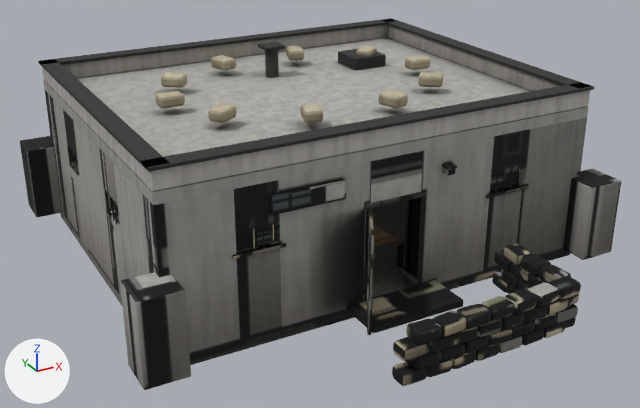
One commit to the glTF model sp-data/bldC.glb: the scene before it, then after it.
One viewpoint serves both versions: a 50 mm camera at (-9.22, -17.6, 9.34) aimed at (-0.28, -1.34, 1.21). The lights are fixed; the arrows at lower left show +X, +Y and +Z. The older version comes first. Where no turn or scale is listed for an object, it has been applied to the vertices. Vertices at exactly the same position are counted once.

Script lines for the objects in view, before the commit:
```python
me_bldc_interior = bpy.data.meshes.new('BldC_Interior')
me_bldc_interior.from_pydata(...)  # 3312 vertices, 5604 faces; spans x -1.0..1.0, y -0.76..0.76, z -0.34..0.34
me_bldc_interior.materials.append(mat_baked_bldc_interior)  # picture img_bldc_interior
me_bldc_roof = bpy.data.meshes.new('BldC_Roof')
me_bldc_roof.from_pydata(...)  # 912 vertices, 1752 faces; spans x -5.05..5.05, y -4.05..4.05, z -0.51..0.51
me_bldc_roof.materials.append(mat_baked_bldc_roof)  # picture img_bldc_roof
me_bldc_shell = bpy.data.meshes.new('BldC_Shell')
me_bldc_shell.from_pydata(...)  # 3908 vertices, 7284 faces; spans x -5.65..5.65, y -5.73..5.73, z -1.91..1.91
me_bldc_shell.materials.append(mat_baked_bldc_shell)  # picture img_bldc_shell
ob_bldc_interior = bpy.data.objects.new('BldC_Interior', me_bldc_interior)
ob_bldc_interior.parent = ob_interior_002
ob_bldc_interior.location = (0.0, 0.111, 1.49)
ob_bldc_interior.scale = (4.47, 4.47, 4.47)
ob_bldc_roof = bpy.data.objects.new('BldC_Roof', me_bldc_roof)
ob_bldc_roof.location = (0.0, 0.0, 3.72)
ob_bldc_shell = bpy.data.objects.new('BldC_Shell', me_bldc_shell)
ob_bldc_shell.location = (0.0, -1.08, 1.71)
```
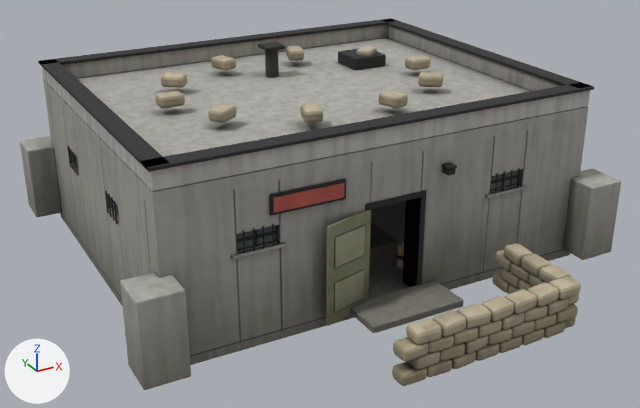
Location of each change, [x1, y1, x2, y2] in pixels of the pictures (640 x 408 px; the box of a moved part takes in the faces that stretch with it):
'BldC_Shell', reshaped, surface changed (lighter)
    both: [20, 91, 621, 390]
'BldC_Interior', turned
    before: [373, 224, 404, 268]
    after: [370, 209, 404, 268]
part 1 of me_bldc_interior, deleted
    before: [373, 224, 404, 268]
part 2 of me_bldc_interior, cut back
    after: [370, 209, 404, 268]
part 3 of me_bldc_shell, moved or reshaped
    before: [367, 209, 374, 335]
    after: [326, 209, 371, 326]
part 4 of me_bldc_shell, moved or reshaped
    before: [373, 258, 374, 273]
    after: [335, 225, 366, 268]
part 5 of me_bldc_shell, moved or reshaped
    before: [372, 295, 373, 309]
    after: [334, 269, 365, 312]
part 6 of me_bldc_shell, moved or reshaped (not visible afterwards)
    before: [366, 293, 369, 335]
part 7 of me_bldc_shell, moved or reshaped (not visible afterwards)
    before: [365, 262, 369, 287]
part 8 of me_bldc_shell, surface changed (lighter)
    both: [20, 91, 621, 390]

What changed in the scene script:
```text
Change me_bldc_interior:
    used by ob_bldc_interior; parent = ob_interior_002; location = (0.0, 0.111, 1.49); scale = (4.47, 4.47, 4.47)
    remove me_bldc_interior.from_pydata(...)  # 3312 vertices, 5604 faces; spans x -1.0..1.0, y -0.76..0.76, z -0.34..0.34
    add me_bldc_interior.from_pydata(...)  # 38922 vertices, 64672 faces; spans x -0.77..0.77, y -1.0..1.0, z -0.34..0.34
    me_bldc_interior part 1: 230 loose pieces with 2916 vertices, spanning x -1.0..1.0, y -0.76..0.76, z -0.34..0.34, are deleted
    me_bldc_interior part 2: 114 vertices removed from x -0.59..0.27, y -0.67..0.17, z -0.33..0.18; 20549 vertices added at x -0.77..0.76, y -1.0..1.0, z -0.34..0.34
    other edits to the shape of me_bldc_interior do not show in these pictures
Change me_bldc_shell:
    where me_bldc_shell.from_pydata(...)  # 3908 vertices, 7284 faces; spans x -5.65..5.65, y -5.73..5.73, z -1.91..1.91
    used by ob_bldc_shell; location = (0.0, -1.08, 1.71)
    me_bldc_shell part 3: the loose piece of 56 vertices spanning x -1.22..-0.58, y -3.96..-2.91, z -1.7..0.48 is turned -45 degrees about the z axis through its middle, then moved by (-0.28, 0.36, 0.0)
    me_bldc_shell part 4: the loose piece of 8 vertices spanning x -1.09..-0.65, y -3.82..-3.08, z -0.46..0.2 is turned -45 degrees about the z axis through its middle, then moved by (-0.3, 0.35, 0.0)
    me_bldc_shell part 5: the loose piece of 8 vertices spanning x -1.09..-0.65, y -3.82..-3.08, z -1.45..-0.79 is turned -45 degrees about the z axis through its middle, then moved by (-0.3, 0.35, 0.0)
    me_bldc_shell part 6: the loose piece of 8 vertices spanning x -1.23..-0.64, y -3.91..-2.92, z -1.69..-1.39 is turned -45 degrees about the z axis through its middle, then moved by (-0.26, 0.38, 0.0)
    me_bldc_shell part 7: the loose piece of 32 vertices spanning x -1.2..-0.7, y -3.82..-2.99, z -0.68..-0.64 is turned -45 degrees about the z axis through its middle, then moved by (-0.24, 0.39, 0.0)
    me_bldc_shell part 8: texture (UV) coordinates of 7060 of 7284 faces, centred in x -5.65..5.65, y -5.73..5.73, z -1.84..1.91, changed; they spanned u 0.0..0.99, v 0.0..0.99 and now span u 0.0..0.99, v 0.0..0.99
Change ob_bldc_interior:
    ob_bldc_interior.rotation_euler: (0.0, 0.0, 0.0) -> (0.0, 0.0, 1.571)  # degrees (0, 0, 0) -> degrees (0, 0, 90)
```
